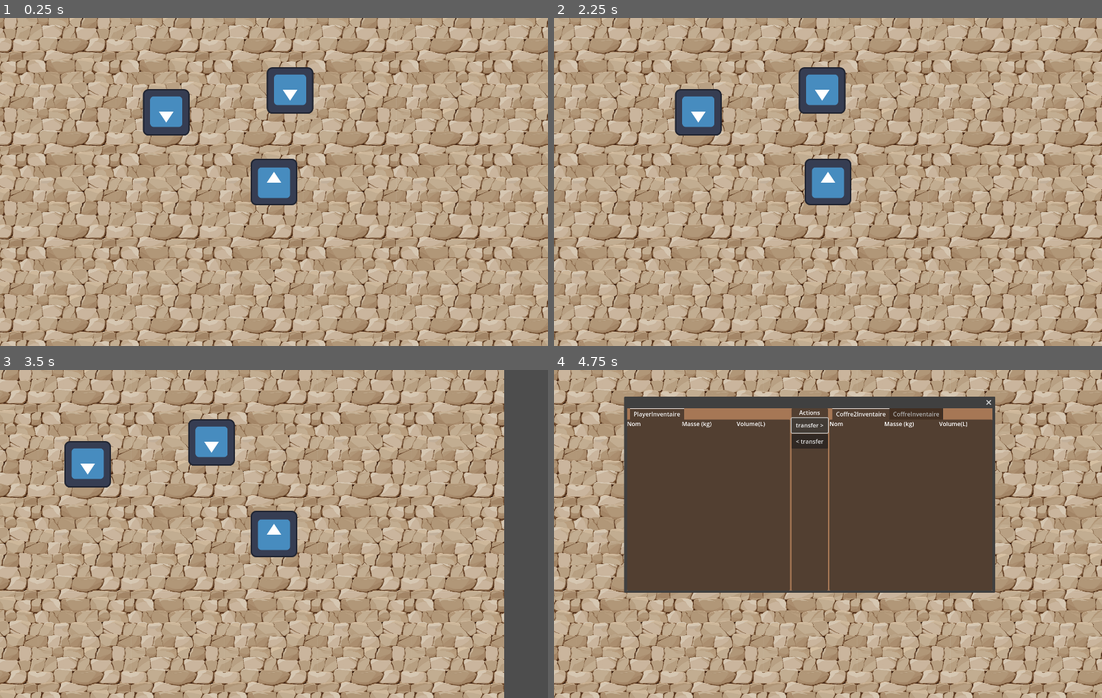
Above: before the commit, frames 1-4 (two rows, left to right).
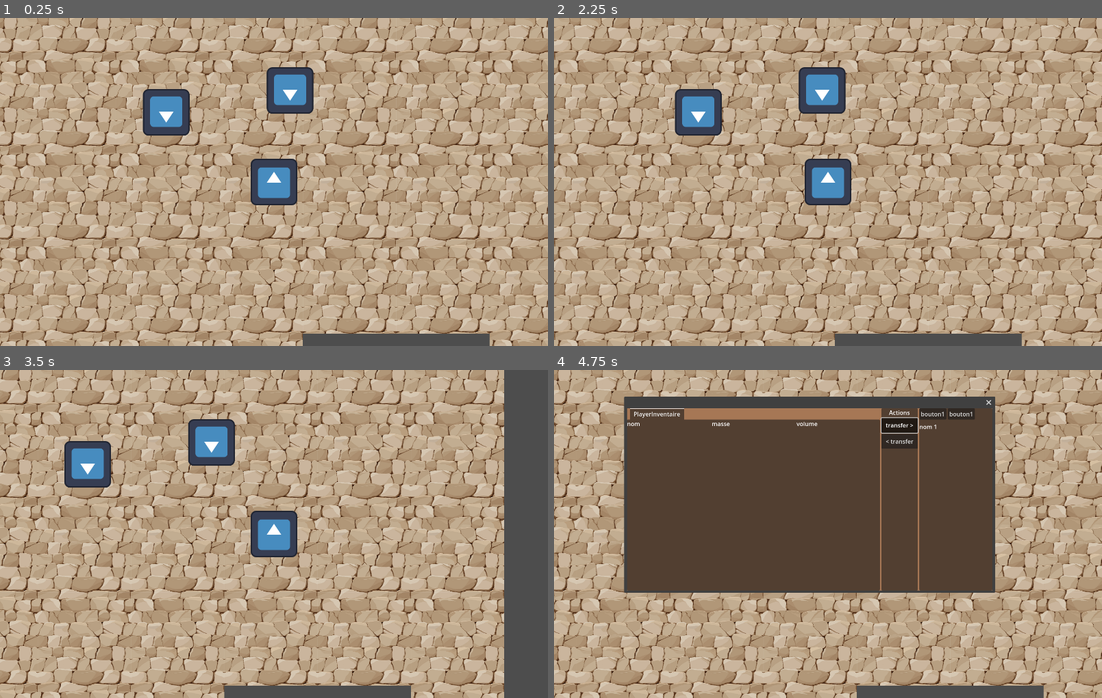
Above: after the commit, the same moments.

Repository: Sylvaindelaforet/logi-game
Game: Godot game, scene res://scenes/main.tscn
The game is run twice, just before and just after one commit, with the same random seed, the same clock (stepped at 60 frames per second) and the same inputs. The engine's default icon, where the game draws it, is replaced by a stand-in: a white triangle on a blue panel in a dark square.
Inputs (mouse positions are in pixels of both pictures, inside the frame that each line leads up to):
- Up to frame 1 (0.25 s): no input
- Up to frame 2 (2.25 s): tap Enter at 0.5, 2 s; drag from (718, 113) to (882, 109) at 0.52 s; tap Space at 1.25 s; drag from (844, 90) to (800, 247) at 1.27 s; move the mouse to (882, 109) at 2.02 s; hold D (droite) from 2.03 s (still down); hold Right mouse button (clic_droit) from 2.03 s (still down); click (882, 109) at 2.17 s
- Up to frame 3 (3.5 s): release D (droite) at 2.75 s; release Right mouse button (clic_droit) at 2.75 s; drag from (246, 599) to (109, 484) at 2.77 s
- Up to frame 4 (4.75 s): tap Space at 3.5 s; move the mouse to (992, 583) at 3.52 s; hold A (gauche) 3.53-4.25 s; hold Right mouse button (clic_droit) 3.53-4.25 s; click (992, 583) at 3.67 s; tap I (open_inventory) at 4.15 s; click "transfer >" at 4.25 s

The runs differ from the first frame. In frame 1, 1.3% of the frame differs, in the area x 55-90%, y 96-100%; in frame 2, 1.3%; in frame 3, 1.3%; in frame 4, 4.0%, in the area x 13-90%, y 11-100%.

Commit message:
finir le nouveau tab sys

Diff:
--- a/objets/caracteristiques.gd
+++ b/objets/caracteristiques.gd
@@ -1,26 +1,35 @@
 extends Resource
 class_name Caracteristiques
+# Cette classe définit toutes les caractéristiques possible
+# des choses, ainsi que les valeurs par défaut
 
-const EXISTING_CARACTERISTIQUES = ["poisoned", "rotten"]
+const EXISTING_CARACTERISTIQUES = ["potable", "poisoned", "rotten", "etat", "temperature"]
 
-const DEFAULT = {
-	"res://objets/choses/farine_ble.tres" : {
+# "etat" -> [solide, liquide, gazeux] || "poussière",
+
+enum etat {SOLIDE, LIQUIDE, GAZEUX, POUSSIERE}
+
+
+const DEFAULT_CARACTERISTIQUES = {
+	"id_pomme" : {
 		"poisoned" : 0.0,
 		"rotten" : 0.0
 	},
-	"res://objets/choses/graines_ble.tres" : {
-		"poisoned" : 0.0,
-		"rotten" : 0.0
-	}
-}
-
-const DEFAULT_FOR_ALL = {
-	"res://objets/choses/farine_ble.tres" : {
+	"id_farine_ble" :{
 		"poisoned" : 0.0,
 		"rotten" : 0.0
 	},
-	"res://objets/choses/graines_ble.tres" : {
+	"id_graines_ble" : {
 		"poisoned" : 0.0,
 		"rotten" : 0.0
+	},
+	"id_eau": {
+		"potable" : 1.0
+	},
+	"id_jus": {
+		"origine" : "id_eau"
+	},
+	"id_pulpe": {
+		"origine" : "id_pomme"
 	}
 }
--- a/objets/chose.gd
+++ b/objets/chose.gd
@@ -1,7 +1,8 @@
 extends Resource
 class_name Chose
 
-# DOIT être unique, il ne doit pas y avoir 2 choses différentes avec le même nom
+# DOIT être unique, il ne doit pas y avoir 2 choses différentes avec le même id
+@export var id: String = ""
 @export var nom: String = ""
 
 @export var is_denombrable: bool = false
@@ -14,4 +15,17 @@
 # @export var liste_caracteristiques:Array[Caracteristique]
 # on utilisera pour : liquide, bonne qualité ...
 # dictionnaire "caractéristique" -> valeur par défaut
-@export var possible_caracteristiques:Dictionary
+# voir plutôt dans caractéristiques
+#@export var possible_caracteristiques:Dictionary
+
+func _init(p_id, p_nom, p_is_denombrable, p_masse_volumique):
+	id = p_id
+	nom = p_nom
+	is_denombrable = p_is_denombrable
+	masse_volumique  = p_masse_volumique
+
+func default_caracteristics():
+	if Caracteristiques.DEFAULT_CARACTERISTIQUES.has(id):
+		return Caracteristiques.DEFAULT_CARACTERISTIQUES[id]
+	else:
+		push_error("no caracteristiques given for id_item = ", id)
--- a/objets/choses/eau.tres
+++ /dev/null
@@ -1,10 +0,0 @@
-[gd_resource type="Resource" script_class="Chose" load_steps=2 format=3 uid="uid://b8itnbmcykxor"]
-
-[ext_resource type="Script" path="res://objets/chose.gd" id="1_sshap"]
-
-[resource]
-script = ExtResource("1_sshap")
-nom = "eau"
-denombrable = false
-masse_volumique = 1.0
-possible_caracteristiques = {}
--- a/objets/choses/farine_ble.tres
+++ /dev/null
@@ -1,10 +0,0 @@
-[gd_resource type="Resource" script_class="Chose" load_steps=2 format=3 uid="uid://cvvxvd1c8ryn2"]
-
-[ext_resource type="Script" path="res://objets/chose.gd" id="1_wewtv"]
-
-[resource]
-script = ExtResource("1_wewtv")
-nom = "farine de blé"
-denombrable = false
-masse_volumique = 0.55
-possible_caracteristiques = {}
--- a/objets/choses/graines_ble.tres
+++ /dev/null
@@ -1,9 +0,0 @@
-[gd_resource type="Resource" script_class="Chose" load_steps=2 format=3 uid="uid://6e48u70e31nb"]
-
-[ext_resource type="Script" path="res://objets/chose.gd" id="1_margf"]
-
-[resource]
-script = ExtResource("1_margf")
-nom = "graine de ble"
-denombrable = false
-masse_volumique = -1.0
--- a/objets/choses/pomme.tres
+++ /dev/null
@@ -1,10 +0,0 @@
-[gd_resource type="Resource" script_class="Chose" load_steps=2 format=3 uid="uid://bseie77d3pd6u"]
-
-[ext_resource type="Script" path="res://objets/chose.gd" id="1_3vsty"]
-
-[resource]
-script = ExtResource("1_3vsty")
-nom = "pomme"
-is_denombrable = true
-masse_volumique = 0.84
-possible_caracteristiques = {}
--- /dev/null
+++ b/objets/ressources.gd
@@ -0,0 +1,12 @@
+extends Resource
+class_name Ressources
+
+const Chose = preload("res://objets/chose.gd")
+
+static var data = {
+	"id_pomme" = Chose.new("id_pomme", "pomme", true, 0.84),
+	"id_farine_ble" = Chose.new("id_farine de blé", "farine de blé", false, 0.5),
+	"id_graines_ble" = Chose.new("id_graines de blé", "graines de blé", false, 0.4), # masse volumique ???
+	"id_eau" = Chose.new("id_eau", "eau", false, 1),
+	"id_jus" = Chose.new("id_jus", "jus", false, 1),
+}
--- a/objets/stack.gd
+++ b/objets/stack.gd
@@ -3,7 +3,7 @@
 
 var chose:Chose
 
-# si denombrarble : {masse : nombre}
+# si denombrarble : {float : int}
 var chose_quantities:Dictionary
 
 var masse_totale:float
@@ -11,11 +11,13 @@
 # key carac -> valeur carac
 var modified_caracteristiques:Dictionary
 
+
 # quantite {masse : nombre} ou float
 func _init(p_chose:Chose, quantite):
 	chose = p_chose
 	if chose.is_denombrable:
 		for key in quantite.keys():
+			masse_totale = masse_totale + key * quantite[key]
 			if chose_quantities.has(key):
 				chose_quantities[key] = chose_quantities[key] + quantite[key]
 			else:
@@ -24,7 +26,7 @@
 		masse_totale = masse_totale + quantite
 
 
-func add_stack(stack:Stack):
+func merge_stack(stack:Stack):
 	if stack.chose.is_denombrable:
 		for key in stack.chose_quantities.keys():
 			masse_totale = masse_totale + key * stack.chose_quantities[key]
@@ -34,6 +36,32 @@
 				chose_quantities[key] = stack.chose_quantities[key]
 	else:
 		masse_totale = masse_totale + stack.masse_totale
+
+func contain_stack(stack:Stack):
+	if stack.chose.is_denombrable:
+		for key in stack.chose_quantities.keys():
+			if not chose_quantities.has(key):
+				return false
+			if chose_quantities[key] < stack.chose_quantities[key]:
+				return false
+	else:
+		return masse_totale >= stack.masse_totale
+
+
+func remove_stack(stack:Stack):
+	if stack.chose.is_denombrable:
+		for key in stack.chose_quantities.keys():
+			masse_totale = masse_totale - key * stack.chose_quantities[key]
+			if chose_quantities.has(key):
+				if chose_quantities[key] - stack.chose_quantities[key] == 0:
+					chose_quantities.erase(key)
+				else:
+					chose_quantities[key] = chose_quantities[key] - stack.chose_quantities[key]
+			else:
+				push_error("tried to remove from a stack smthng that doesn't exist")
+	else:
+		masse_totale = masse_totale - stack.masse_totale
+
 
 func debug_print_stack():
 	if chose.is_denombrable:
@@ -59,7 +87,10 @@
 			string = string + "\n    carac : " + String.num(key) + " value : " + modified_caracteristiques[key].to_string()
 	return string
 
-func equals (other_stack:Stack):
+# renvoie true si les 2 stacks sont les mêmes choses avec les mêmes caractéristiques modifiées
+func same_carac(other_stack:Stack):
+	if other_stack.chose.id != chose.id:
+		return false
 	if other_stack.modified_caracteristiques.is_empty() and modified_caracteristiques.is_empty():
 		return true
 	for key in other_stack.modified_caracteristiques.keys():
@@ -67,22 +98,19 @@
 			return false
 		if modified_caracteristiques[key] != other_stack.modified_caracteristiques[key]:
 			return false
+	return true
 
 
-func create_tab(grid:GridContainer):
-	_new_label(chose.nom, grid)
-	_new_label(String.num(masse_totale), grid)
-	_new_label(String.num(masse_totale*chose.masse_volumique), grid)
-
+func create_tab() -> Array[String]:
+	# return list of ["nom_stack_1, masse_1, volume_1, nom_stack_2, masse_2, ....]
+	var array:Array[String] = []
+	array.append(chose.nom)
+	array.append(String.num(masse_totale))
+	array.append(String.num(masse_totale * chose.masse_volumique))
 	if chose.is_denombrable:
 		for sub_stack in chose_quantities.keys():
 			var txt = String.num(sub_stack) + "kg x" + String.num_int64(chose_quantities[sub_stack])
-			_new_label(txt, grid)
-			_new_label(String.num(sub_stack*chose_quantities[sub_stack]), grid)
-			_new_label(String.num(sub_stack*chose_quantities[sub_stack]*chose.masse_volumique), grid)
-
-func _new_label(txt:String, grid:GridContainer):
-	var label:Label = Label.new()
-	label.text = txt
-	grid.add_child(label)
-	return label
+			array.append(txt)
+			array.append(String.num(sub_stack * chose_quantities[sub_stack]))
+			array.append(String.num(sub_stack * chose_quantities[sub_stack] * chose.masse_volumique))
+	return array
--- a/objets/transformation.gd
+++ b/objets/transformation.gd
@@ -3,3 +3,9 @@
 
 #le nom de la transformation
 @export var nom:String =""
+
+
+# id ->
+static var ecraser = {
+
+}
--- a/scenes/main.tscn
+++ b/scenes/main.tscn
@@ -20,7 +20,7 @@
 scale = Vector2(0.997616, 1)
 tile_set = SubResource("TileSet_8gpwa")
 format = 2
-layer_0/tile_data = PackedInt32Array(65536, 0, 0, 65537, 0,  …(314 unchanged characters)…  0, 0, 196608, 0, 0, 196609, 0, 0, 196610, 0, 0, 196611, 0, 0, 196612, 0, 0, 65540, 0, 0, 4, 0, 0, -65532, 0, 0)
+layer_0/tile_data = PackedInt32Array(65536, 0, 0, 65537, 0,  …(314 unchanged characters)…  0, 0, 196608, 0, 0, 196609, 0, 0, 196612, 0, 0, 65540, 0, 0, 4, 0, 0, -65532, 0, 0)
 
 [node name="Coffre" parent="." instance=ExtResource("1_g27gp")]
 position = Vector2(137, 161)
--- a/script/coffre.gd
+++ b/script/coffre.gd
@@ -5,9 +5,8 @@
 
 var inventaire:Inventaire
 
-var options_clic_droit:Array[String] = ["ouvrir", "ajouter pomme", "ajouter grosse pomme"]
-
-var pomme:Chose = preload("res://objets/choses/pomme.tres")
+enum {OUVRIR, AJOUTER_POMME, AJOUTER_GROSSE_POMME}
+var options_clic_droit:Array[String] = ["ouvrir", "ajouter 3 pomme", "ajouter grosse pomme"]
 
 func _ready():
 	inventaire = $Inventaire
@@ -21,12 +20,12 @@
 
 func chosen_action(option:int):
 	match option:
-		0:
+		OUVRIR:
 			hud.display_inventory(inventaire)
-		1:
-			inventaire.add_stack(Stack.new(pomme, {0.145 : 3}))
-		2:
-			inventaire.add_stack(Stack.new(pomme, {0.200 : 1}))
+		AJOUTER_POMME:
+			inventaire.add_stack(Stack.new(Ressources.data["id_pomme"], {0.145 : 3}))
+		AJOUTER_GROSSE_POMME:
+			inventaire.add_stack(Stack.new(Ressources.data["id_pomme"], {0.200 : 1}))
 
 func _on_screen_entered():
 	hud.add_inventaire_visible(inventaire)
--- a/script/inventaire.gd
+++ b/script/inventaire.gd
@@ -4,22 +4,49 @@
 # pour les masses des objets différents, on a la possibilité d'avoir
 # il ne faut pas un grand nombre de masses différentes pour  les choses
 var stacks:Array[Stack]
+# pourquoi pas avoir {chose -> [stack]} au lieu de [Stack] ??
+
+signal inventaire_modified
+
 
 func debug_print_inventory():
 	print("print de l'inventaire : ")
 	for stack in stacks:
 		print(stack.debug_to_string())
 
-# must be either {masse (float) : nombre(int)} either float
+
 func add_stack(new_stack:Stack):
-	# test documentation
-	"""test documentation"""
-	print(new_stack)
-	for stack in stacks:
-		if stack.equals(new_stack):
-			stack.add_stack(new_stack)
+	# ajoute un stack à l'inventaire
+	# le merge dans un autre si possible
+	for i_stack in stacks:
+		if i_stack.same_carac(new_stack):
+			i_stack.merge_stack(new_stack)
 			return
 	stacks.append(new_stack)
+
+
+func has_stack(stack:Stack):
+	for i_stack in stacks:
+		if i_stack.same_carac(stack):
+			return i_stack.contain_stack(stack)
+	stacks.append(stack)
+
+
+func remove_stack(stack:Stack) -> bool:
+	for i_stack in stacks:
+		if i_stack.same_carac(stack):
+			if i_stack.contain_stack(stack):
+				i_stack.remove_stack(stack)
+				return true
+	return false
+
+
+func send(stack:Stack, other_inv:Inventaire):
+	# TODO remove a stack from stacks
+	if has_stack(stack):
+		remove_stack(stack)
+		other_inv.add_stack(stack)
+	push_error("un item non possédé a essayé d'être envoyé")
 
 
 func add_dictionary(dic1:Dictionary, dic2:Dictionary):
@@ -30,9 +57,12 @@
 			dic1[key] = dic1[key] + dic2[key]
 
 
-func create_tab(grid:GridContainer):
+func create_tab() -> Array[String]:
+	var array:Array[String] = []
 	for stack in stacks:
-		stack.create_tab(grid)
+		array = array + stack.create_tab()
+	return array
+
 
 func get_tab_name():
 	return get_parent().name + "Inventaire"
--- /dev/null
+++ b/ui/button_tab_ui.gd
@@ -0,0 +1,20 @@
+extends Button
+
+
+# Called when the node enters the scene tree for the first time.
+func _ready():
+	pass # Replace with function body.
+
+
+# Called every frame. 'delta' is the elapsed time since the previous frame.
+func _process(delta):
+	pass
+
+func _get_drag_data(_at_position):
+	print("button_tab_ui tried dragged")
+
+func _can_drop_data(_at_position, _data):
+	print("TODO : button_tab_ui")
+
+func _drop_data(_at_position, _data):
+	print("drop button_tab_ui")
--- a/ui/hud.tscn
+++ b/ui/hud.tscn
@@ -7,3 +7,5 @@
 script = ExtResource("1_ad4k6")
 
 [node name="ClicDroit" type="PopupMenu" parent="."]
+
+[connection signal="focus_exited" from="ClicDroit" to="ClicDroit" method="hide"]
--- /dev/null
+++ b/ui/label_inventaire_ui.gd
@@ -0,0 +1,23 @@
+extends Label
+
+enum {OUVRIR, AJOUTER_POMME, AJOUTER_GROSSE_POMME}
+var options_clic_droit:Array[String] = ["action 1", "action 2", "action 3"]
+
+var hud:Hud
+
+func _ready():
+	hud = $/root/Main/HUD
+	mouse_filter = Control.MOUSE_FILTER_PASS
+
+func _gui_input(event):
+	if event.is_action_pressed("clic_droit"):
+		hud.popup_menu_asked.emit(options_clic_droit, self)
+
+func chosen_action(option:int):
+	match option:
+		OUVRIR:
+			print("action 1")
+		AJOUTER_POMME:
+			print("action 2")
+		AJOUTER_GROSSE_POMME:
+			print("action 3")
--- a/ui/tab_inventaire.gd
+++ b/ui/tab_inventaire.gd
@@ -3,16 +3,43 @@
 
 var inventaire_linked:Inventaire
 
+var grid
+
+var script_label
+
+
+func _init(inventaire:Inventaire):
+	script_label = preload("res://ui/label_inventaire_ui.gd")
+	inventaire_linked = inventaire
+	grid = GridContainer.new()
+	add_child(grid)
+	grid.columns = 3
+	grid.size_flags_horizontal = Control.SIZE_EXPAND_FILL
+
+	_new_label("nom")
+	_new_label("masse")
+	_new_label("volume")
+
+	var array = inventaire_linked.create_tab()
+	for txt in array:
+		_new_label(txt)
+
 
 func _get_drag_data(_pos):
 	return self
 
+
 func _can_drop_data(_pos, data):
 	return is_instance_of(data, TabInventaire)
+
 
 func _drop_data(_pos, data):
 	data.reparent(get_parent())
 
-func create_tab(inventaire:Inventaire):
-	inventaire_linked = inventaire
-	inventaire_linked.create_tab($GridContainer)
+
+func _new_label(txt:String):
+	var label:Label = Label.new()
+	label.text = txt
+	label.size_flags_horizontal = Label.SIZE_EXPAND_FILL
+	label.set_script(script_label)
+	grid.add_child(label)
--- a/ui/tab_inventaire.tscn
+++ /dev/null
@@ -1,35 +0,0 @@
-[gd_scene load_steps=2 format=3 uid="uid://o1sjs5n4ybfw"]
-
-[ext_resource type="Script" path="res://ui/tab_inventaire.gd" id="1_30jxn"]
-
-[node name="TabInventaire" type="ScrollContainer"]
-anchors_preset = 15
-anchor_right = 1.0
-anchor_bottom = 1.0
-offset_left = 1.0
-offset_right = 1.0
-grow_horizontal = 2
-grow_vertical = 2
-size_flags_horizontal = 3
-script = ExtResource("1_30jxn")
-
-[node name="GridContainer" type="GridContainer" parent="."]
-layout_mode = 2
-size_flags_horizontal = 3
-columns = 3
-
-[node name="Label" type="Label" parent="GridContainer"]
-layout_mode = 2
-size_flags_horizontal = 3
-text = "Nom"
-
-[node name="Label2" type="Label" parent="GridContainer"]
-layout_mode = 2
-size_flags_horizontal = 3
-text = "Masse (kg)"
-
-[node name="Label3" type="Label" parent="GridContainer"]
-layout_mode = 2
-size_flags_horizontal = 3
-size_flags_vertical = 1
-text = "Volume(L)"
--- a/ui/window_inventaire.gd
+++ b/ui/window_inventaire.gd
@@ -6,8 +6,6 @@
 
 var inventaires_modifiables:Inventaire
 
-var tab_scene:PackedScene
-
 var inventaire_left:Array[Inventaire]
 var inventaire_right:Array[Inventaire]
 
@@ -15,20 +13,16 @@
 func _ready():
 	left_tab_container = $ColorRect/HBoxContainer/TabContainerLeft
 	right_tab_container = $ColorRect/HBoxContainer/TabContainerRight
-	tab_scene = preload("res://ui/tab_inventaire.tscn")
 
 
 func create_tab(inventaire:Inventaire, left:bool = true):
-	var tab = tab_scene.instantiate()
+	var tab = TabInventaire.new(inventaire)
 	tab.name = inventaire.get_tab_name()
-
 	if left:
 		left_tab_container.add_child(tab)
 	else:
 		right_tab_container.add_child(tab)
 
-	# add items TODO aller chercher array de string
-	tab.create_tab(inventaire)
 
 func add_inventaire(inventaire:Inventaire, left:bool=true):
 	if left:
--- a/ui/window_inventaire.tscn
+++ b/ui/window_inventaire.tscn
@@ -1,7 +1,8 @@
-[gd_scene load_steps=3 format=3 uid="uid://2de6xd41lo4k"]
+[gd_scene load_steps=4 format=3 uid="uid://2de6xd41lo4k"]
 
 [ext_resource type="Script" path="res://ui/window_inventaire.gd" id="1_h61jk"]
 [ext_resource type="Script" path="res://ui/tab_container.gd" id="2_lbkku"]
+[ext_resource type="Script" path="res://ui/button_tab_ui.gd" id="3_mirs4"]
 
 [node name="Window_Inventaire" type="Window"]
 position = Vector2i(200, 105)
@@ -51,14 +52,53 @@
 [node name="Button" type="Button" parent="ColorRect/HBoxContainer/PanelContainer2/VBoxContainer"]
 custom_minimum_size = Vector2(0, 40)
 layout_mode = 2
+toggle_mode = true
 text = "transfer >"
 
 [node name="Button2" type="Button" parent="ColorRect/HBoxContainer/PanelContainer2/VBoxContainer"]
 custom_minimum_size = Vector2(0, 40)
 layout_mode = 2
+toggle_mode = true
+action_mode = 0
 text = "< transfer"
 
+[node name="PanelContainer" type="PanelContainer" parent="ColorRect/HBoxContainer"]
+custom_minimum_size = Vector2(200, 200)
+layout_mode = 2
+
+[node name="VBoxContainer" type="VBoxContainer" parent="ColorRect/HBoxContainer/PanelContainer"]
+layout_mode = 2
+
+[node name="HBoxContainer" type="HBoxContainer" parent="ColorRect/HBoxContainer/PanelContainer/VBoxContainer"]
+layout_mode = 2
+
+[node name="Button" type="Button" parent="ColorRect/HBoxContainer/PanelContainer/VBoxContainer/HBoxContainer"]
+layout_mode = 2
+text = "bouton1"
+script = ExtResource("3_mirs4")
+
+[node name="Button2" type="Button" parent="ColorRect/HBoxContainer/PanelContainer/VBoxContainer/HBoxContainer"]
+layout_mode = 2
+text = "bouton1"
+script = ExtResource("3_mirs4")
+
+[node name="PanelContainer2" type="PanelContainer" parent="ColorRect/HBoxContainer/PanelContainer/VBoxContainer"]
+layout_mode = 2
+
+[node name="ScrollContainer" type="ScrollContainer" parent="ColorRect/HBoxContainer/PanelContainer/VBoxContainer"]
+layout_mode = 2
+size_flags_vertical = 3
+
+[node name="GridContainer" type="GridContainer" parent="ColorRect/HBoxContainer/PanelContainer/VBoxContainer/ScrollContainer"]
+layout_mode = 2
+size_flags_vertical = 3
+
+[node name="Label" type="Label" parent="ColorRect/HBoxContainer/PanelContainer/VBoxContainer/ScrollContainer/GridContainer"]
+layout_mode = 2
+text = "nom 1"
+
 [node name="TabContainerRight" type="TabContainer" parent="ColorRect/HBoxContainer"]
+visible = false
 custom_minimum_size = Vector2(100, 0)
 layout_mode = 2
 size_flags_horizontal = 3
Not shown, added: ui/tab8200.tmp
Not shown, added: ui/tabAC8A.tmp
Not shown, added: ui/tabD14.tmp
Not shown, added: ui/win20ED.tmp
